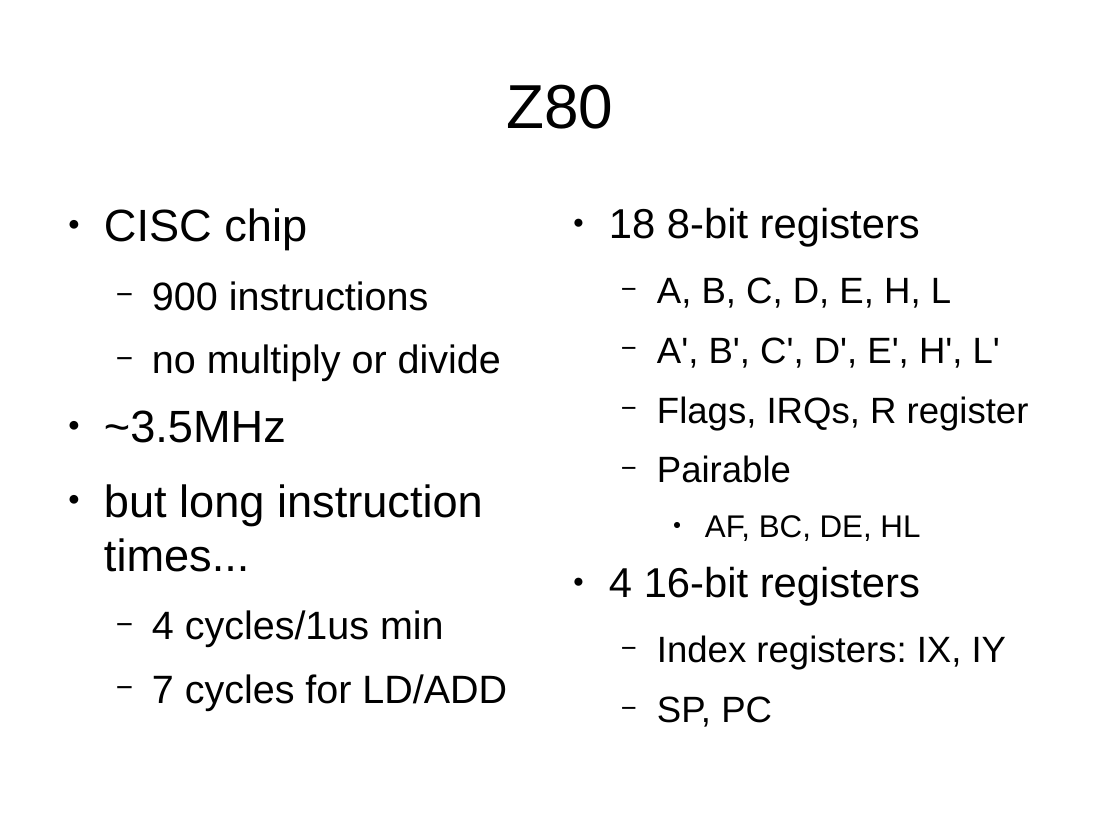
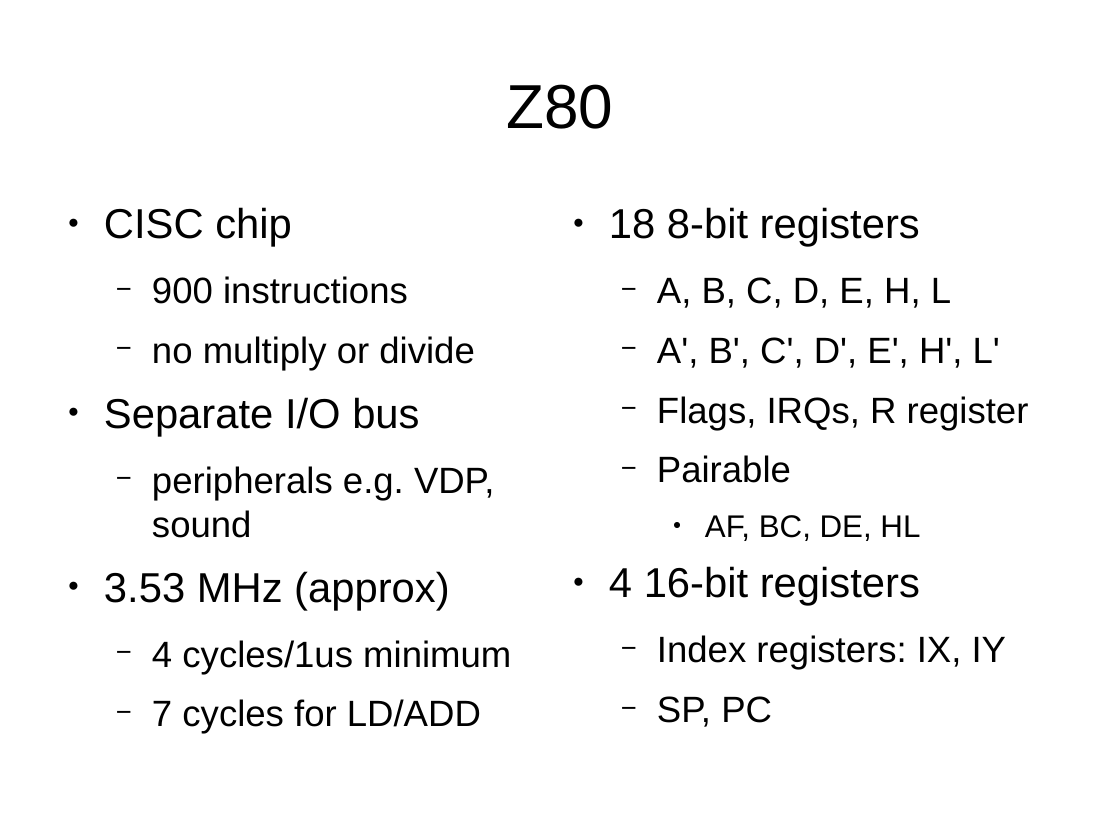
Before and after one commit to mattgodbolt/miracle-sms-emulator, a slide deck: slide 8 of emulating.odp (slide 6 before the commit). Drawn at 1120x840 pixels with LibreOffice and Linux fonts; fonts in the diff are those of the drawing. Boxes give left, top, right and bottom in pixels: in the first picture for what was removed or moved away, otherwise in the second. Text is boxed around its words. In the diff, an @@ line names an element or a change of style, - is before the commit and + after.

```diff
--- a/emulating.odp
+++ b/emulating.odp
@@ text at <box>104,207,481,734</box>: size 32 to 29.6 pt in "CISC chip"; size 28 to 25.9 pt in "900 instructions", "no multiply or divide", "7 cycles for LD/ADD" @@
@@ text at <box>104,397,511,674</box>: text changed; size 32 to 25.9 pt @@
-● ~3.5MHz
-● but long instruction times...
-  − 4 cycles/1us min
+● Separate I/O bus
+  − peripherals e.g. VDP, sound
+● 3.53 MHz (approx)
+  − 4 cycles/1us minimum
```
Also in this commit, not shown: 7 other slides changed, 14 slides added, 1 slide removed, 5 other files.
